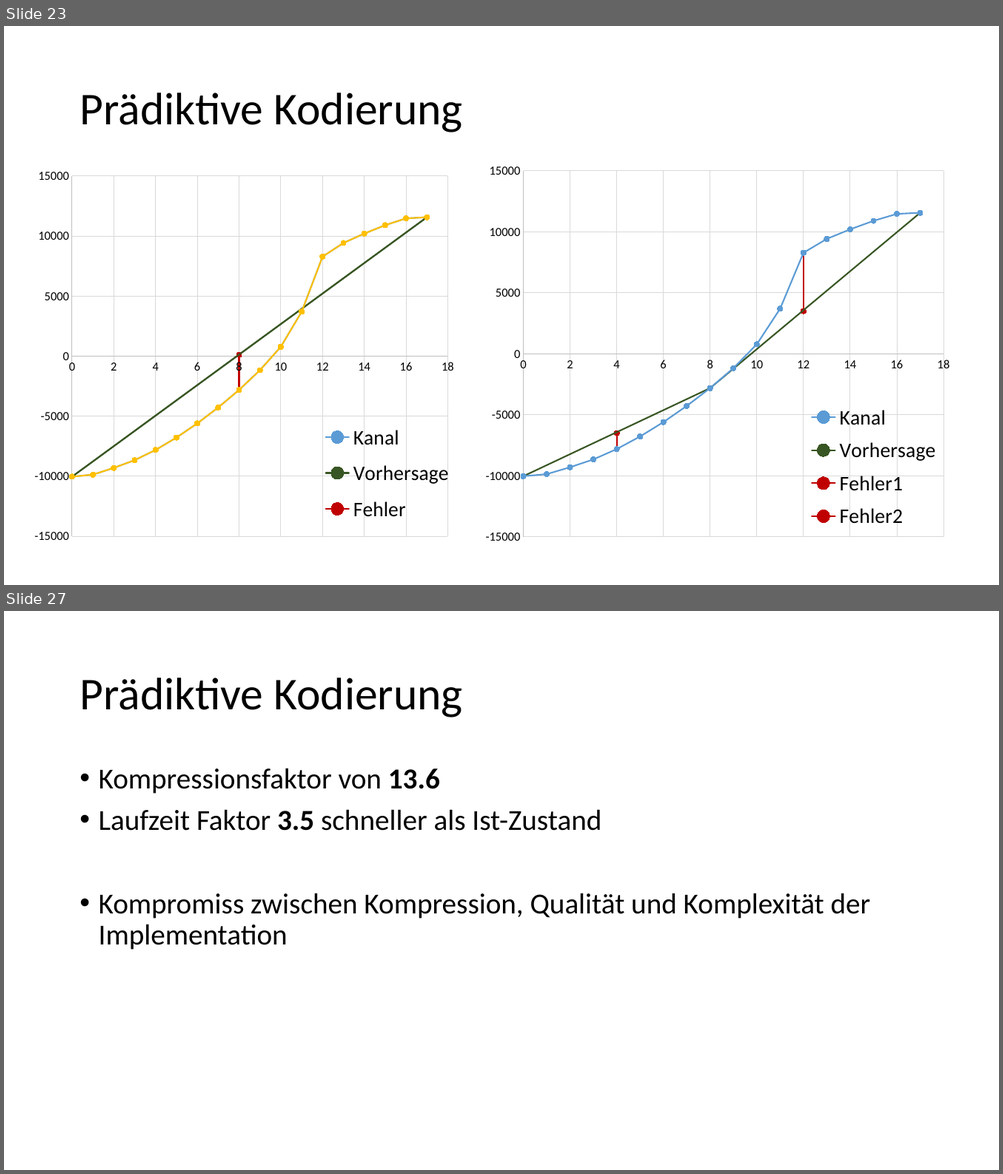
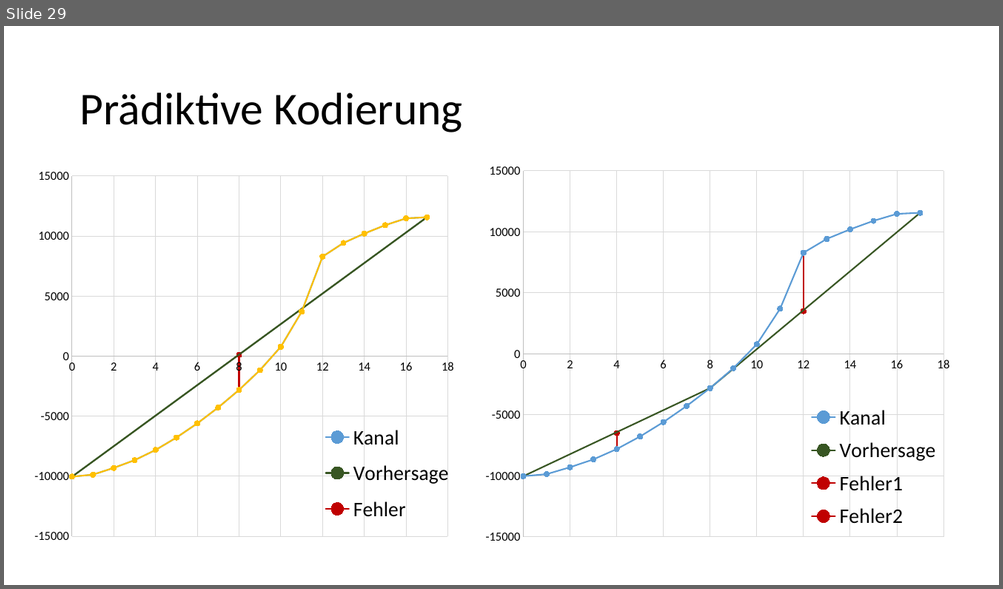
Before and after one commit to Helldevastator/PFSSCompression, a slide deck: doc/praes/Kompression.pptx. Shown one above the other, each under a label of ours: slides 23 and 27 before the commit, slide 29 after it; the slides between them are not shown. The pictures are 1003x1174 and 1003x589 pixels, drawn with LibreOffice and Linux fonts; fonts in the diff are those of the drawing. Boxes give left, top, right and bottom in pixels: in the first picture for what was removed or moved away, otherwise in the second. Text is boxed around its words. In the diff, an @@ line names an element or a change of style, - is before the commit and + after.

```diff
--- a/doc/praes/Kompression.pptx
+++ b/doc/praes/Kompression.pptx
@@ slide 27 removed at <box>4,611,999,1170</box>, background #FFFFFF @@
@@ title removed at <box>79,678,462,718</box> @@
-Prädiktive Kodierung
@@ text removed at <box>99,768,871,950</box> @@
-• Kompressionsfaktor von 13.6
-• Laufzeit Faktor 3.5 schneller als Ist-Zustand
-• Kompromiss zwischen Kompression, Qualität und Komplexität der Implementation
@@ what was slide 23 is now slide 29 @@
```
Also in this commit, not shown: 11 slides changed, 12 slides added, 9 other slides removed, 2 other files.
